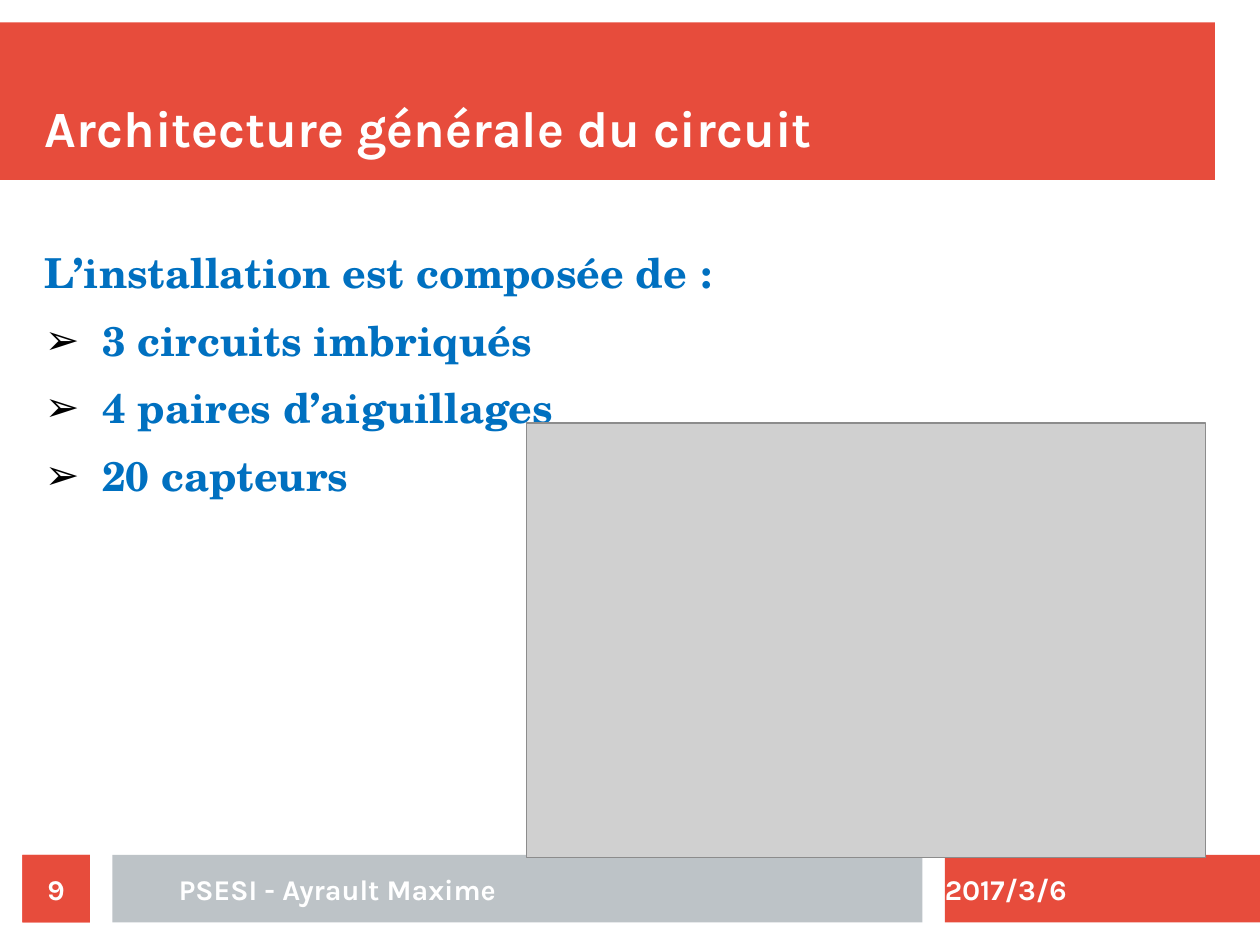
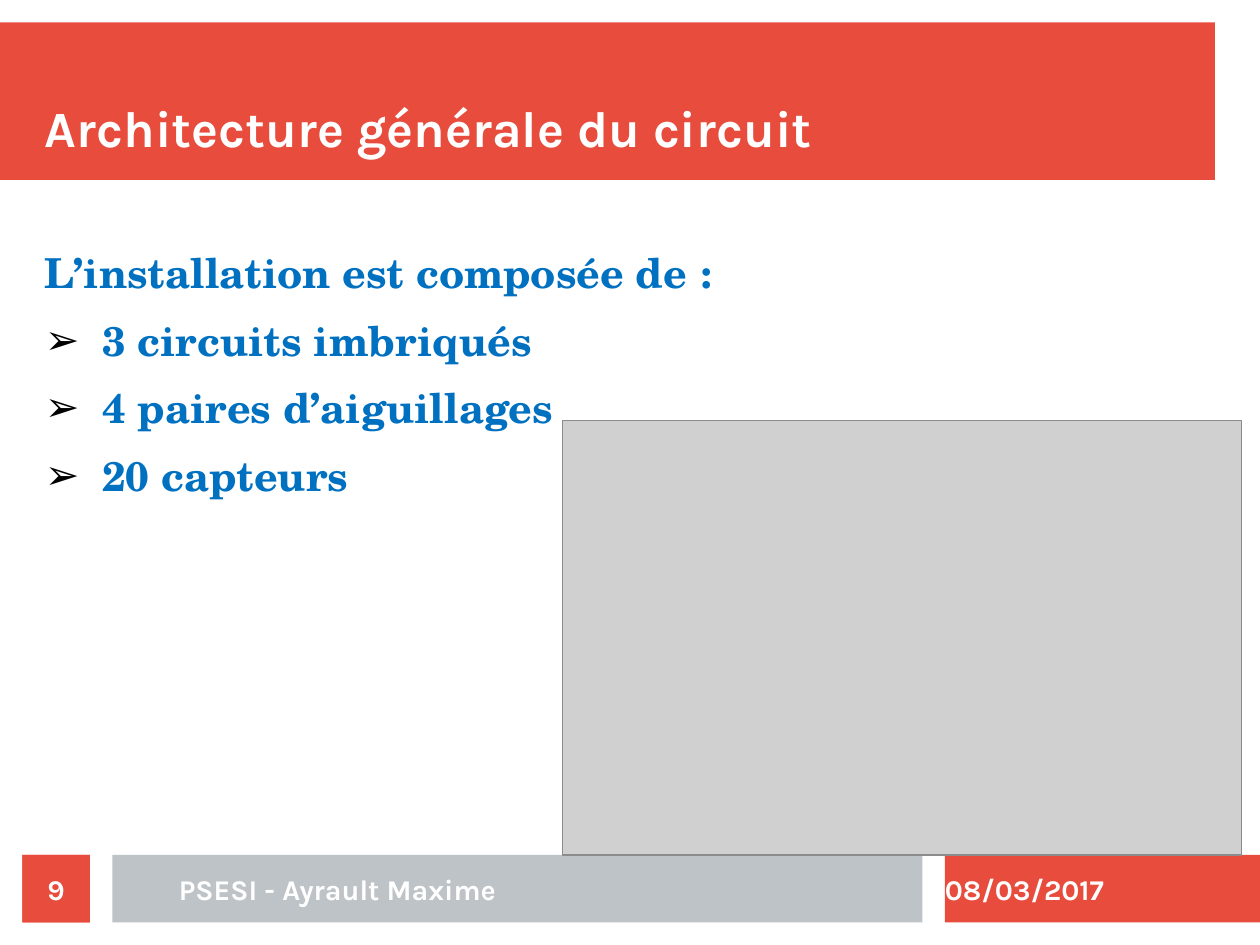
Before and after one commit to maximouth/CBI, a slide deck: slide 9 of Presentation/presentation.odp. Drawn at 1260x945 pixels with LibreOffice and Linux fonts; fonts in the diff are those of the drawing; grey boxes stand for pictures. Boxes give left, top, right and bottom in pixels: in the first picture for what was removed or moved away, otherwise in the second. Text is boxed around its words. In the diff, an @@ line names an element or a change of style, - is before the commit and + after.

```diff
--- a/Presentation/presentation.odp
+++ b/Presentation/presentation.odp
@@ picture: place and size @@
-picture at bbox=[527, 423, 1206, 858]
+picture at bbox=[563, 421, 1242, 855]
@@ text at bbox=[945, 878, 1104, 903]: text changed @@
-2017/3/6
+08/03/2017
```
Also in this commit, not shown: 22 other slides changed, 2 slides added.
